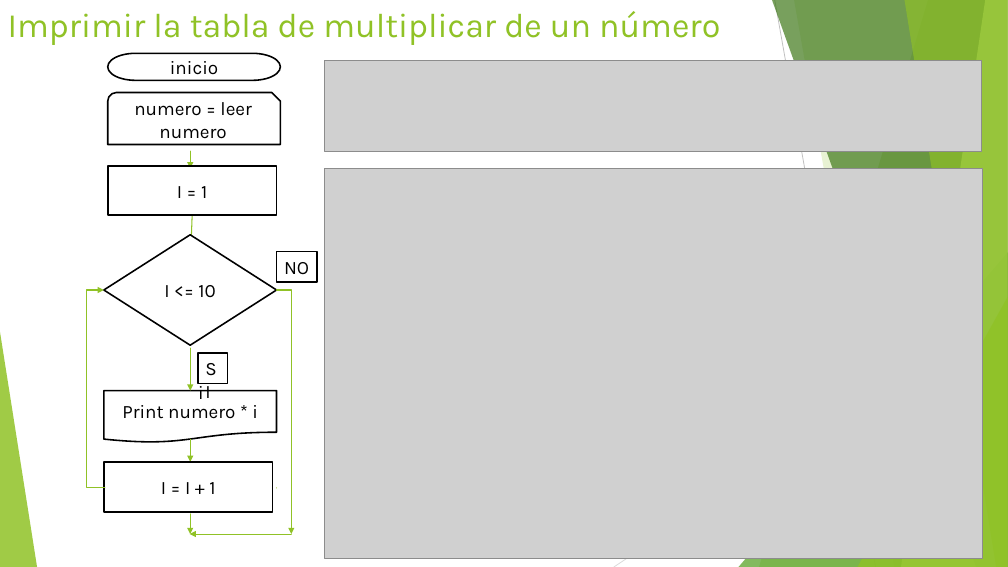
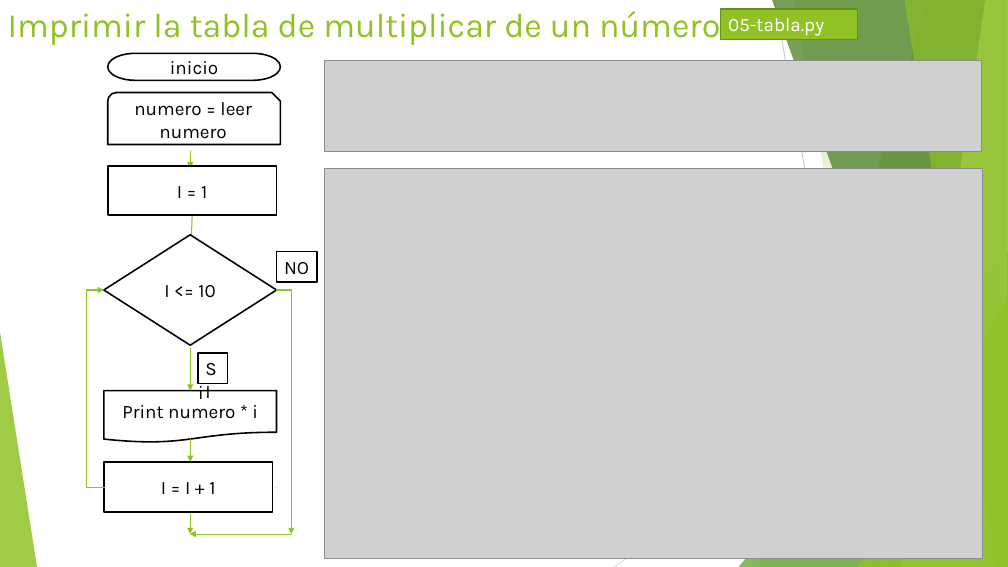
Before and after one commit to Jviejo/womentech, a slide deck: slide 10 of ppt/04 Cómo son los programas.pptx (slide 9 before the commit). Drawn at 1008x567 pixels with LibreOffice and Linux fonts; fonts in the diff are those of the drawing; grey boxes stand for pictures. Boxes give left, top, right and bottom in pixels: in the first picture for what was removed or moved away, otherwise in the second. Text is boxed around its words. In the diff, an @@ line names an element or a change of style, - is before the commit and + after.

```diff
--- a/ppt/04 Cómo son los programas.pptx
+++ b/ppt/04 Cómo son los programas.pptx
@@ rectangle added at box(721, 9, 858, 39), fill #90C226, outline #6B901C 1.5 pt, 18 pt, text #FFFFFF @@
+05-tabla.py
```
Also in this commit, not shown: 5 other slides changed, 1 slide added, 6 other files.
